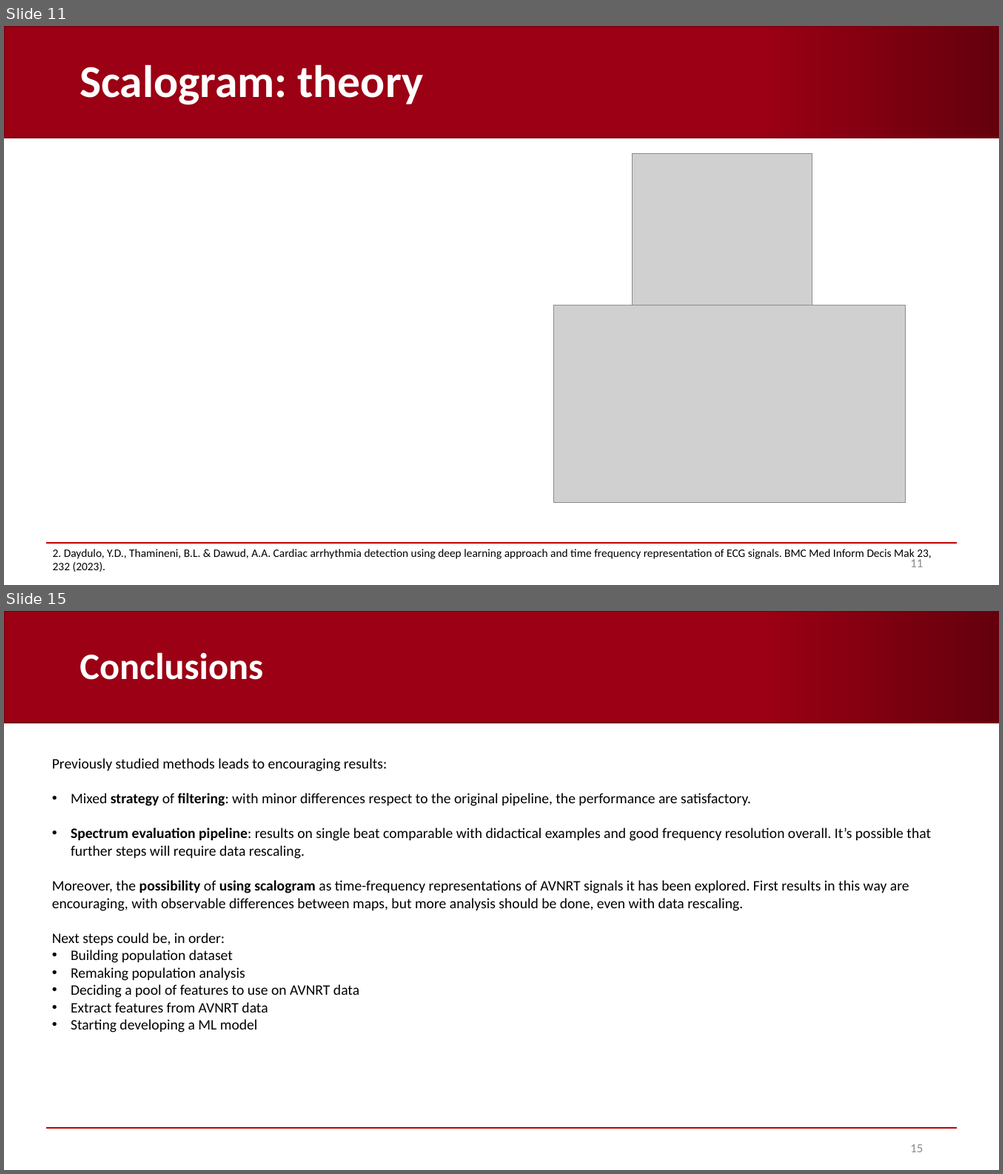
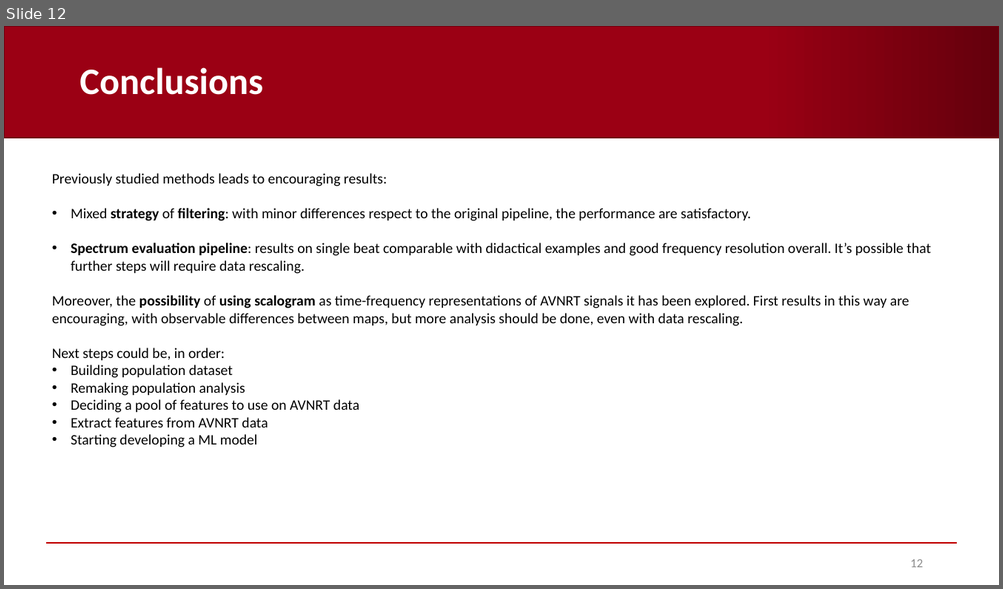
Before and after one commit to AndreaCorrado00/Tesi_magistrale_Corrado_Andrea, a slide deck: Documentation/4. Recap filters-spectrum-alignment .pptx. Shown one above the other, each under a label of ours: slides 11 and 15 before the commit, slide 12 after it; the slides between them are not shown. The pictures are 1003x1174 and 1003x589 pixels, drawn with LibreOffice and Linux fonts; fonts in the diff are those of the drawing; grey boxes stand for pictures; background and template pictures are left out. Boxes give left, top, right and bottom in pixels: in the first picture for what was removed or moved away, otherwise in the second. Text is boxed around its words. In the diff, an @@ line names an element or a change of style, - is before the commit and + after.

```diff
--- a/Documentation/4. Recap filters-spectrum-alignment .pptx
+++ b/Documentation/4. Recap filters-spectrum-alignment .pptx
@@ slide 11 removed at box(4, 26, 999, 585), background #FFFFFF; not listed: 2 template elements that a slide beside it also shows @@
@@ title removed at box(79, 64, 424, 105) @@
-Scalogram: theory
@@ picture removed at box(632, 153, 812, 306) @@
@@ picture removed at box(554, 306, 905, 503) @@
@@ text removed at box(53, 549, 930, 572) @@
-2. Daydulo, Y.D., Thamineni, B.L. & Dawud, A.A. Cardiac arrhythmia detection using deep learning approach and time frequency representation of ECG signals. BMC Med Inform Decis Mak 23, 232 (2023).
@@ page number removed at box(910, 560, 922, 568) @@
-11
@@ what was slide 15 is now slide 12 @@
@@ page number at box(910, 560, 922, 568): text changed @@
-15
+12
```
Also in this commit, not shown: 3 slides changed, 5 slides added, 7 other slides removed, 7 other files.
